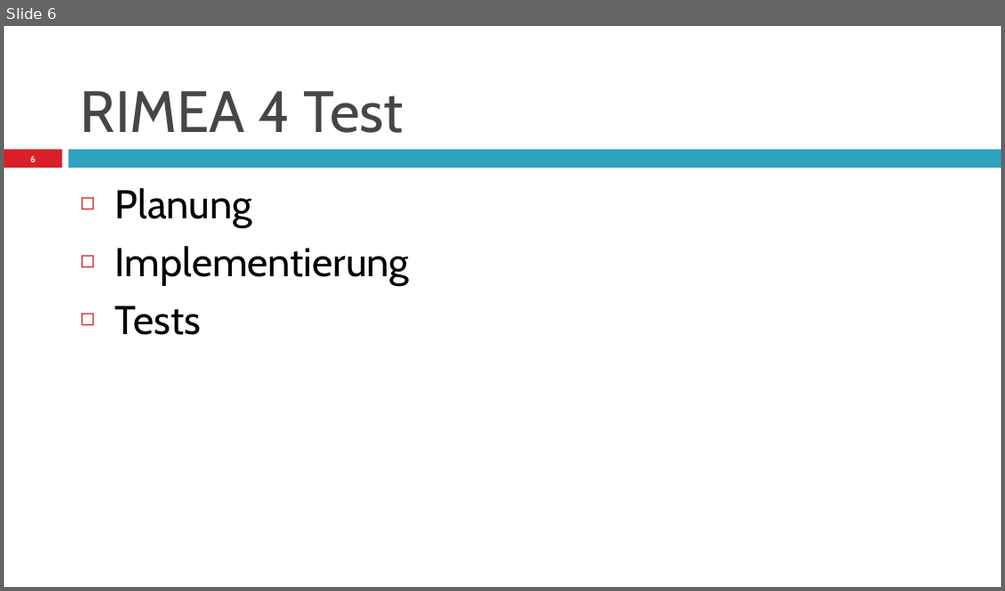
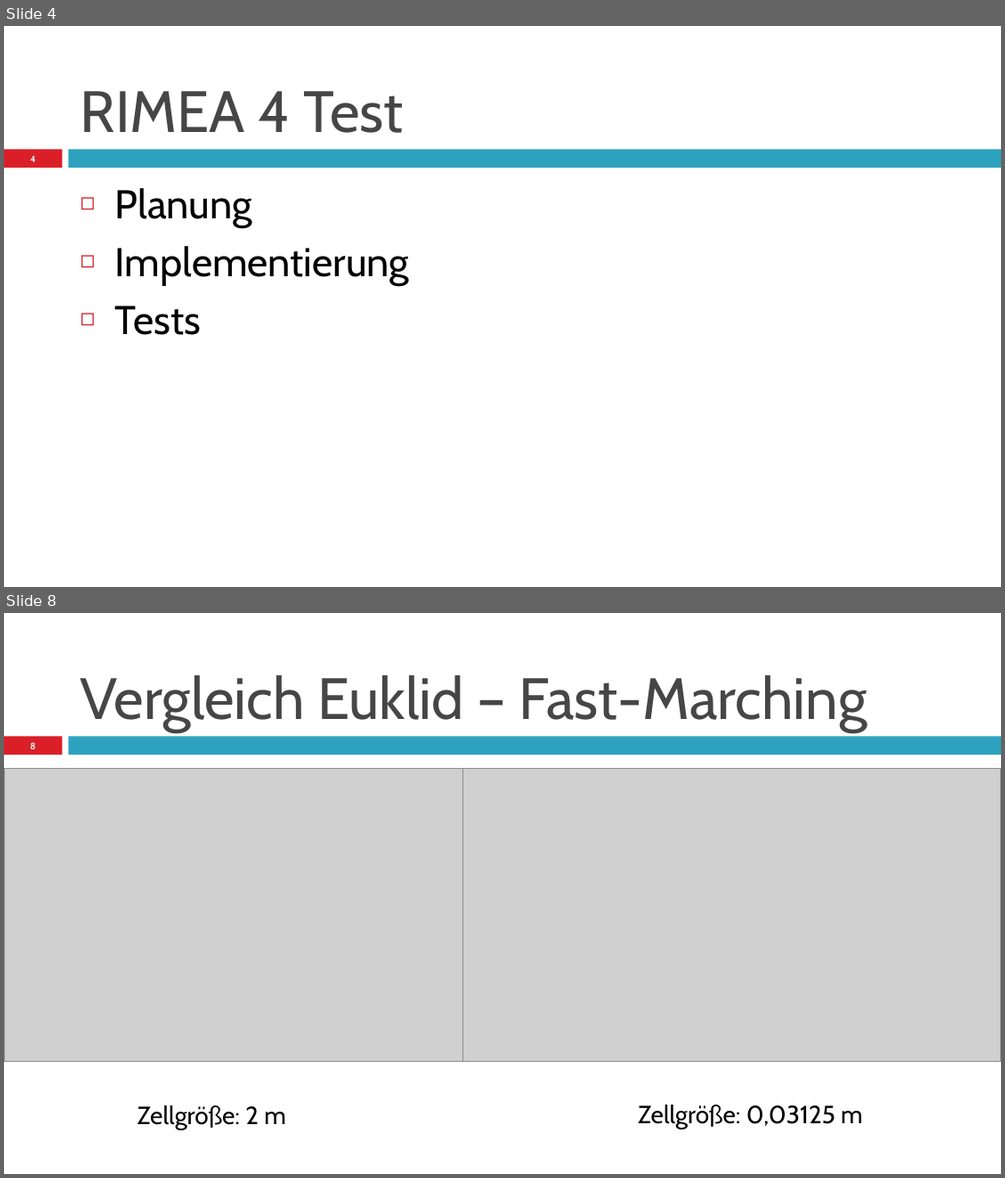
Before and after one commit to Arne2/hm-modellbildung, a slide deck: angabe3/PräsentationStudienarbeit3_Diez_Mueller_Schöntag_Graf.pptx. Shown one above the other, each under a label of ours: slide 6 before the commit, slides 4 and 8 after it; the slides between them are not shown. The pictures are 1005x591 and 1005x1178 pixels, drawn with LibreOffice and Linux fonts; fonts in the diff are those of the drawing; grey boxes stand for pictures. Boxes give left, top, right and bottom in pixels: in the first picture for what was removed or moved away, otherwise in the second. Text is boxed around its words. In the diff, an @@ line names an element or a change of style, - is before the commit and + after.

```diff
--- a/angabe3/PräsentationStudienarbeit3_Diez_Mueller_Schöntag_Graf.pptx
+++ b/angabe3/PräsentationStudienarbeit3_Diez_Mueller_Schöntag_Graf.pptx
@@ slide 8 added at (x1=4, y1=613, x2=1001, y2=1174), background #FFFFFF; not listed: 2 template elements that a slide beside it also shows @@
@@ title added at (x1=81, y1=675, x2=867, y2=731), 42 pt, text #464646 @@
+Vergleich Euklid – Fast-Marching
@@ page number added at (x1=30, y1=742, x2=35, y2=749), 6.7 pt, text #FFFFFF, bold @@
+8
@@ picture added at (x1=4, y1=769, x2=526, y2=1062) @@
@@ picture added at (x1=463, y1=769, x2=1001, y2=1062) @@
@@ text added at (x1=138, y1=1105, x2=286, y2=1129), 18 pt, text #000000 @@
+Zellgröße: 2 m
@@ text added at (x1=638, y1=1104, x2=863, y2=1129), 18 pt, text #000000 @@
+Zellgröße: 0,03125 m
@@ what was slide 6 is now slide 4 @@
@@ page number at (x1=31, y1=155, x2=36, y2=162): text changed @@
-6
+4
```
Also in this commit, not shown: 1 slide changed, 3 other slides added, 3 slides removed.
